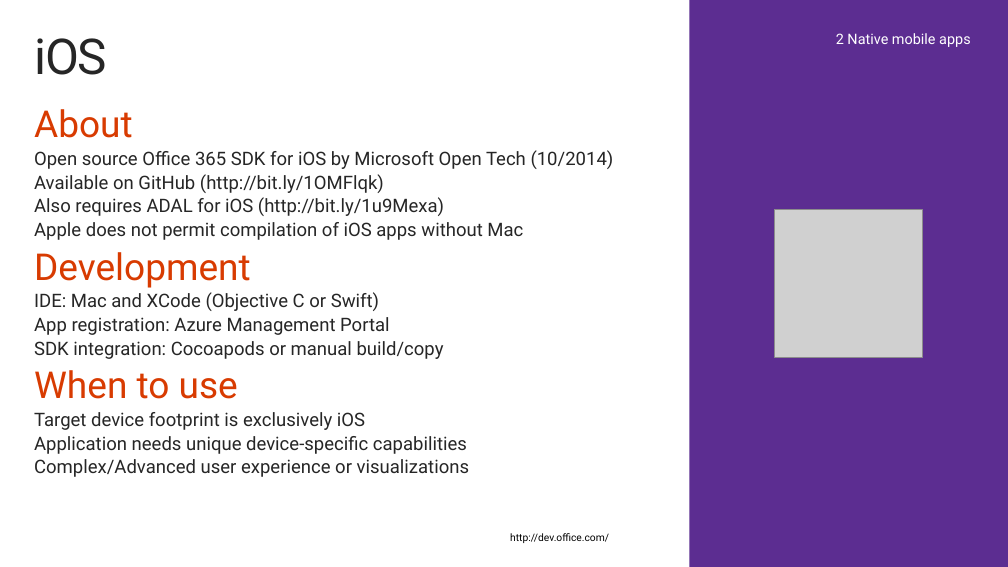
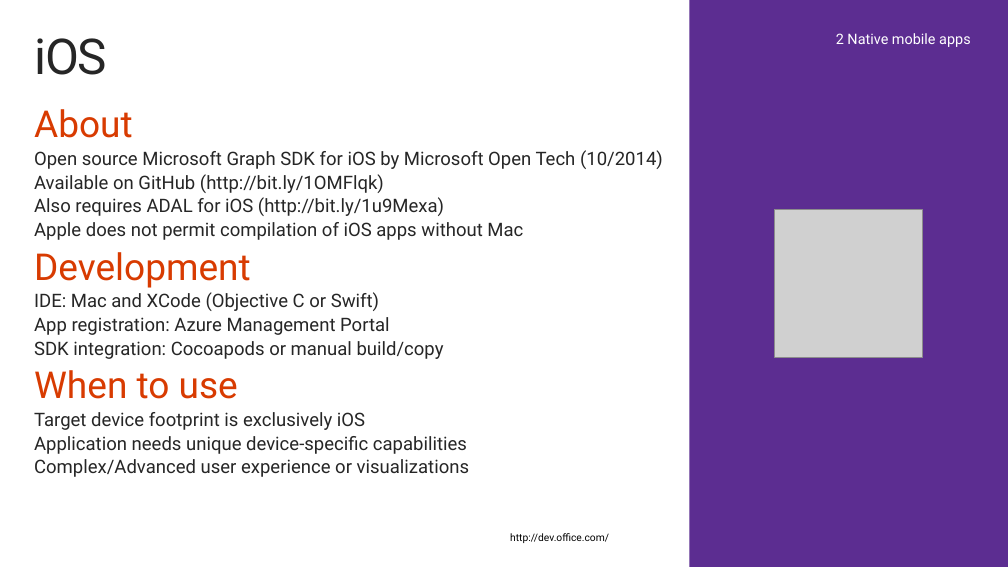
Before and after one commit to OfficeDev/TrainingContent, a slide deck: slide 15 of O3651/O3651-6 Mobile/O3651-6 Getting started with Mobile Development with Office 365.pptx (slide 16 before the commit). Drawn at 1008x567 pixels with LibreOffice and Linux fonts; fonts in the diff are those of the drawing; grey boxes stand for pictures; background and template pictures are left out. Boxes give left, top, right and bottom in pixels: in the first picture for what was removed or moved away, otherwise in the second. Text is boxed around its words. In the diff, an @@ line names an element or a change of style, - is before the commit and + after.

```diff
--- a/O3651/O3651-6 Mobile/O3651-6 Getting started with Mobile Development with Office 365.pptx
+++ b/O3651/O3651-6 Mobile/O3651-6 Getting started with Mobile Development with Office 365.pptx
@@ text at [34,150,663,169]: text changed @@
-  Open source Office 365 SDK for iOS by Microsoft Open Tech (10/2014)
+  Open source Microsoft Graph SDK for iOS by Microsoft Open Tech (10/2014)
```
Also in this commit, not shown: 5 other slides changed, 1 slide removed, 1 other file.
